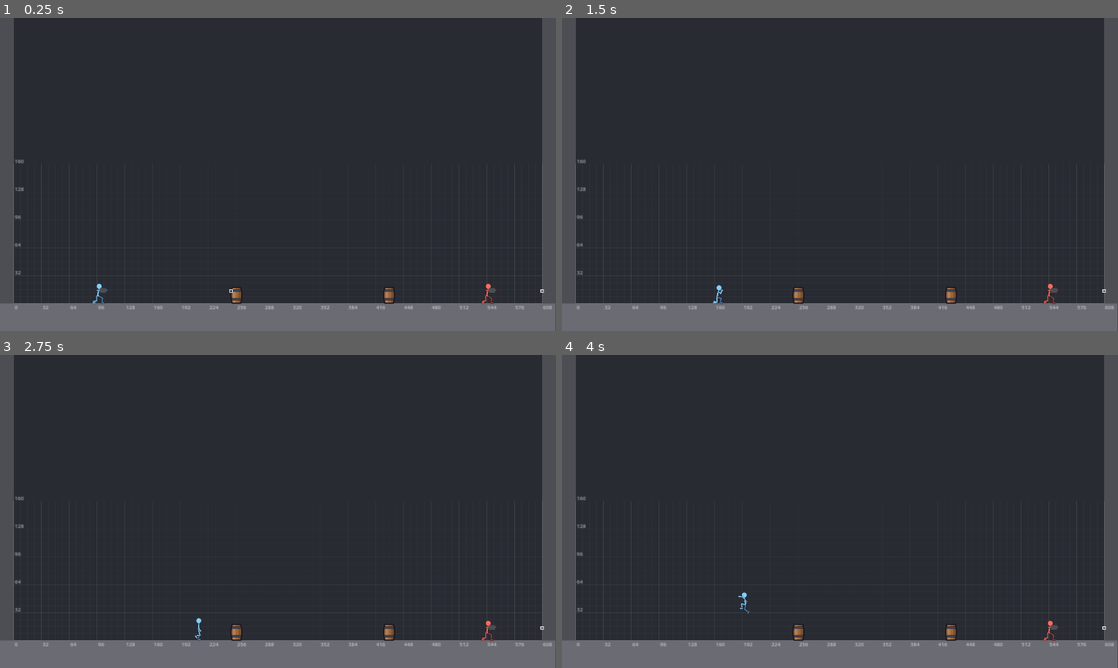
Above: before the commit, frames 1-4 (two rows, left to right).
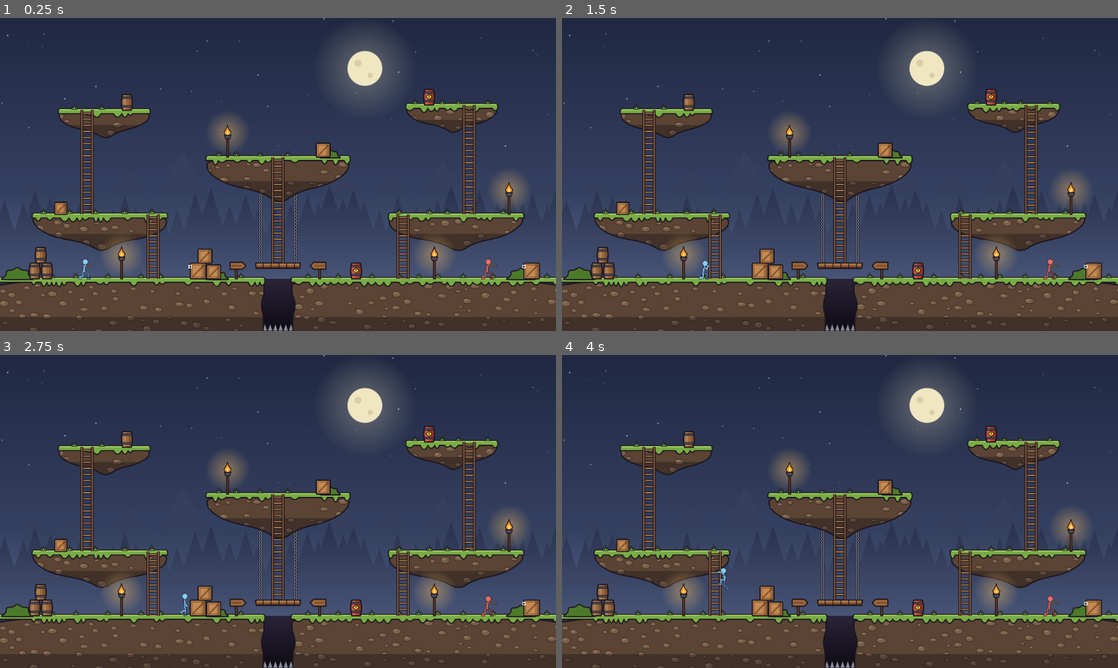
Above: after the commit, the same moments.

Repository: oplosy/fable
Game: Godot game, scene res://scenes/main.tscn
The game is run twice, just before and just after one commit, with the same random seed, the same clock (stepped at 60 frames per second) and the same inputs.
Inputs (mouse positions are in pixels of both pictures, inside the frame that each line leads up to):
- Up to frame 1 (0.25 s): no input
- Up to frame 2 (1.5 s): tap Enter at 0.5 s; move the mouse to (962, 158) at 0.52 s; hold D (p1_right) 0.53-1.28 s; tap J (p1_attack) at 0.6 s; click (962, 158) at 0.67 s; tap Space (p1_jump) at 0.77 s; move the mouse to (728, 190) at 1.27 s; hold S (p1_down) from 1.28 s (still down); tap 1 (p1_slot_1) at 1.35 s
- Up to frame 3 (2.75 s): tap Space (p1_jump) at 1.52 s; move the mouse to (333, 442) at 2.02 s; release S (p1_down) at 2.03 s; hold D (p1_right) from 2.03 s (still down); tap 2 (p1_slot_2) at 2.1 s
- Up to frame 4 (4 s): move the mouse to (812, 574) at 2.77 s; release D (p1_right) at 2.78 s; hold W (p1_up) 2.78-3.53 s; tap 3 (p1_slot_3) at 2.85 s; click (812, 574) at 2.92 s; tap Space (p1_jump) at 3.02, 3.5, 3.77 s; move the mouse to (1006, 558) at 3.52 s; hold A (p1_left) from 3.53 s (still down); tap 4 (p1_slot_4) at 3.6 s

The runs differ from the first frame. In frame 1, 79% of the frame differs, in the area x 0-100%, y 0-100%; in frame 2, 79%; in frame 3, 79%; in frame 4, 79%.

Commit message:
Load the Isles in the main scene

Diff:
--- a/scenes/main.tscn
+++ b/scenes/main.tscn
@@ -1,7 +1,7 @@
 [gd_scene load_steps=9 format=3]
 
 [ext_resource type="Script" path="res://scenes/main.gd" id="1_main"]
-[ext_resource type="PackedScene" path="res://scenes/arenas/range.tscn" id="2_arena"]
+[ext_resource type="PackedScene" path="res://scenes/arenas/isles.tscn" id="2_arena"]
 [ext_resource type="PackedScene" path="res://scenes/fighter/fighter.tscn" id="3_fighter"]
 [ext_resource type="Resource" path="res://data/characters/stickman.tres" id="4_character"]
 [ext_resource type="Resource" path="res://data/weapons/pistol.tres" id="5_pistol"]
